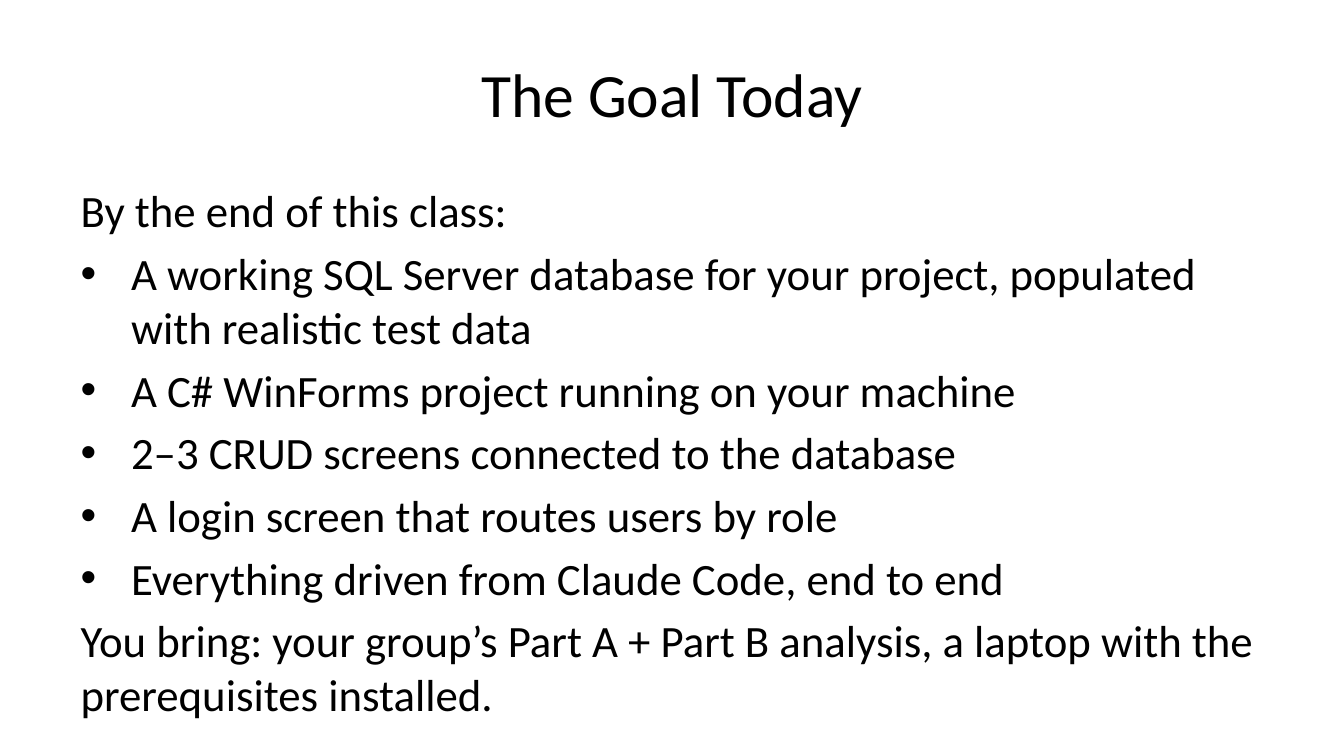
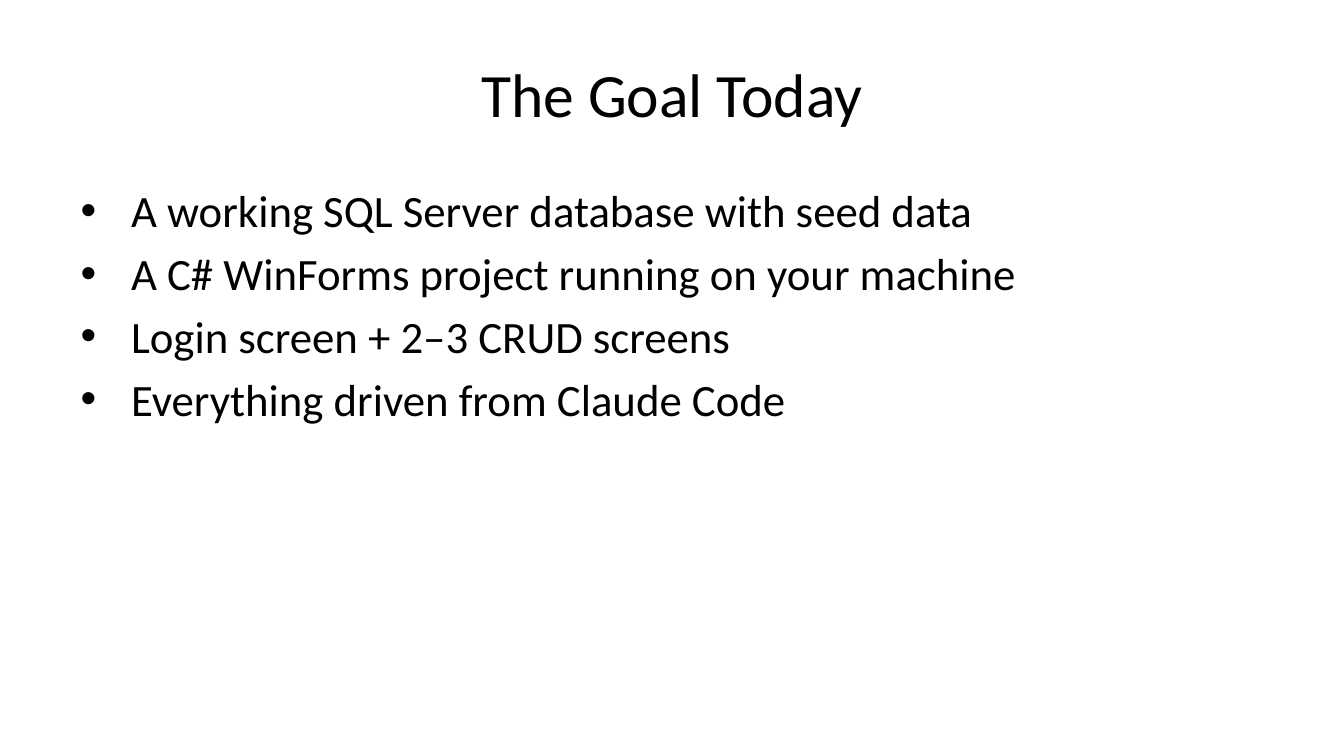
Before and after one commit to dcodish/SAD-sample-project, a slide deck: slide 2 of SLIDE_DECK.pptx. Drawn at 1344x756 pixels with LibreOffice and Linux fonts; fonts in the diff are those of the drawing. Boxes give left, top, right and bottom in pixels: in the first picture for what was removed or moved away, otherwise in the second. Text is boxed around its words. In the diff, an @@ line names an element or a change of style, - is before the commit and + after.

```diff
--- a/SLIDE_DECK.pptx
+++ b/SLIDE_DECK.pptx
@@ text at <box>131,196,971,235</box>: text changed @@
-By the end of this class:
-• A working SQL Server database for your project, populated with realistic test data
+• A working SQL Server database with seed data
@@ text at <box>131,322,785,424</box>: text changed @@
-• 2–3 CRUD screens connected to the database
-• A login screen that routes users by role
-• Everything driven from Claude Code, end to end
-You bring: your group’s Part A + Part B analysis, a laptop with the prerequisites installed.
+• Login screen + 2–3 CRUD screens
+• Everything driven from Claude Code
```
Also in this commit, not shown: 17 other slides changed, 7 slides added, 2 other files.
